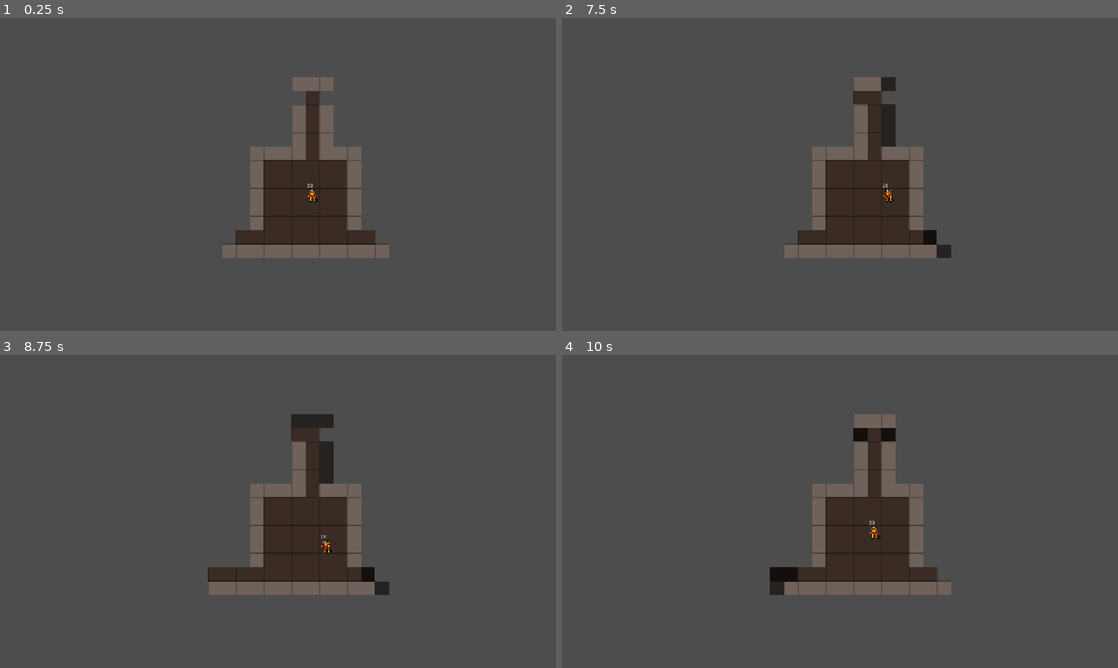
Above: before the commit, frames 1-4 (two rows, left to right).
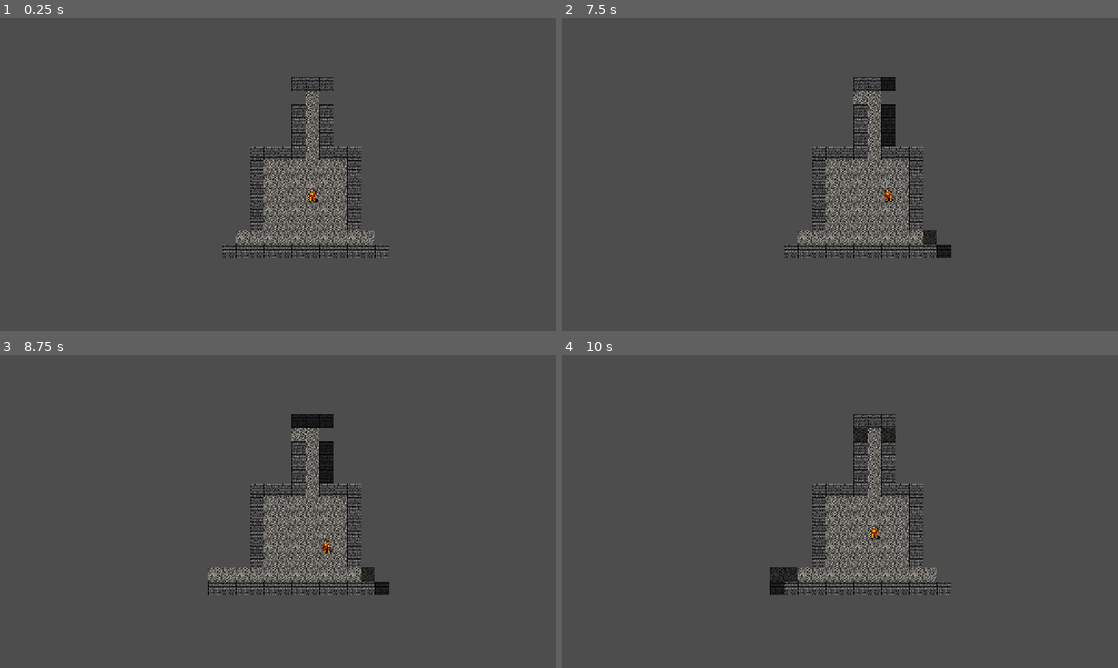
Above: after the commit, the same moments.

Repository: NicolasDeNigris91/Public_Roguelike
Game: Godot game, scene res://scenes/main.tscn
Same seed, same stepped clock (60 frames per second), same inputs: the game is played once before the commit and once after it.
Inputs:
- Up to frame 1 (0.25 s): no input
- Up to frame 2 (7.5 s): tap Enter at 0.5, 2, 3.5 s; hold Right 0.53-1.28 s; tap I at 0.6, 7.35 s; tap Space at 1.25, 2.75, 4.25 s; hold Down 1.28-2.03 s; tap 1 at 1.35 s; hold Right 2.03-2.78 s; tap 2 at 2.1 s; hold Up 2.78-3.53 s; tap 3 at 2.85 s; hold Left 3.53-5.03 s; tap 4 at 3.6 s; tap 5 at 4.35 s; hold Down 5.03-5.78 s; tap 6 at 5.1 s; hold Right 5.78-6.53 s; tap 7 at 5.85 s; hold Up 6.53-7.28 s; tap 8 at 6.6 s; hold Right from 7.28 s (still down)
- Up to frame 3 (8.75 s): release Right at 8.03 s; hold Down from 8.03 s (still down); tap 1 at 8.1 s
- Up to frame 4 (10 s): release Down at 8.78 s; hold Left 8.78-9.53 s; tap 2 at 8.85 s; hold Up from 9.53 s (still down); tap 3 at 9.6 s

The runs differ from the first frame. In frame 1, 7.3% of the frame differs, in the area x 40-70%, y 18-77%; in frame 2, 7.0%; in frame 3, 7.2%; in frame 4, 7.5%, in the area x 37-70%, y 18-77%.

Commit message:
feat: migrate Dungeon rendering to TileMapLayer with FOV layers

Diff:
--- a/scripts/dungeon.gd
+++ b/scripts/dungeon.gd
@@ -3,12 +3,16 @@
 
 const WIDTH: int = 30
 const HEIGHT: int = 20
+const MEMORY_DIM: float = 0.35
 
-const FLOOR_COLOR := Color("#3a2c24")
-const WALL_COLOR := Color("#6e625a")
-const STAIRS_COLOR := Color("#d4af37")
-const GRID_LINE_COLOR := Color(0, 0, 0, 0.2)
-const MEMORY_DIM: float = 0.35
+const TILESET_PATH := "res://assets/tileset_dungeon.tres"
+
+# Source IDs as configured in assets/tileset_dungeon.tres (alphabetical order used by the editor).
+const SOURCE_FLOOR: int = 0
+const SOURCE_STAIRS: int = 9
+const SOURCE_WALL: int = 10
+
+const ATLAS_COORDS := Vector2i(0, 0)
 
 var grid: Grid
 var rooms: Array[Rect2i] = []
@@ -17,30 +21,48 @@
 var explored_tiles: Dictionary = {}
 var rng := RandomNumberGenerator.new()
 
+var visible_layer: TileMapLayer
+var memory_layer: TileMapLayer
+
 func _ready() -> void:
 	rng.randomize()
+
+	var tileset: TileSet = load(TILESET_PATH)
+
+	memory_layer = TileMapLayer.new()
+	memory_layer.tile_set = tileset
+	memory_layer.self_modulate = Color(MEMORY_DIM, MEMORY_DIM, MEMORY_DIM, 1.0)
+	add_child(memory_layer)
+
+	visible_layer = TileMapLayer.new()
+	visible_layer.tile_set = tileset
+	add_child(visible_layer)
+
 	_generate_floor()
 
 func regenerate() -> void:
 	visible_tiles.clear()
 	explored_tiles.clear()
+	visible_layer.clear()
+	memory_layer.clear()
 	_generate_floor()
 
 func regenerate_as_boss_arena() -> Dictionary:
 	visible_tiles.clear()
 	explored_tiles.clear()
+	visible_layer.clear()
+	memory_layer.clear()
 	grid = Grid.new(WIDTH, HEIGHT)
 	rooms.clear()
 	stairs_position = Vector2i(-1, -1)
 	var spawns: Dictionary = BossArenaGenerator.generate(grid)
-	queue_redraw()
 	return spawns
 
 func update_fov(origin: Vector2i, radius: int = FOV.RADIUS) -> void:
 	visible_tiles = FOV.compute(grid, origin, radius)
 	for pos in visible_tiles:
 		explored_tiles[pos] = true
-	queue_redraw()
+	_repaint()
 
 func is_tile_visible(pos: Vector2i) -> bool:
 	return visible_tiles.has(pos)
@@ -52,6 +74,17 @@
 func grid_to_world(pos: Vector2i) -> Vector2:
 	return Vector2(pos.x, pos.y) * Grid.TILE_SIZE
 
+func redraw_cell(pos: Vector2i) -> void:
+	var source_id := _source_for_cell(pos)
+	if source_id < 0:
+		visible_layer.erase_cell(pos)
+		memory_layer.erase_cell(pos)
+		return
+	if explored_tiles.has(pos):
+		memory_layer.set_cell(pos, source_id, ATLAS_COORDS)
+	if visible_tiles.has(pos):
+		visible_layer.set_cell(pos, source_id, ATLAS_COORDS)
+
 func _generate_floor() -> void:
 	grid = Grid.new(WIDTH, HEIGHT)
 	rooms = DungeonGenerator.generate(grid, rng)
@@ -60,31 +93,27 @@
 		grid.set_cell(stairs_position, Grid.CellType.STAIRS)
 	else:
 		stairs_position = Vector2i(-1, -1)
-	queue_redraw()
 
-func _draw() -> void:
-	var tile := float(Grid.TILE_SIZE)
-	for y in range(grid.height):
-		for x in range(grid.width):
-			var pos := Vector2i(x, y)
-			if not explored_tiles.has(pos):
-				continue
+func _repaint() -> void:
+	visible_layer.clear()
+	for pos in explored_tiles:
+		var source_id := _source_for_cell(pos)
+		if source_id < 0:
+			continue
+		memory_layer.set_cell(pos, source_id, ATLAS_COORDS)
+	for pos in visible_tiles:
+		var source_id := _source_for_cell(pos)
+		if source_id < 0:
+			continue
+		visible_layer.set_cell(pos, source_id, ATLAS_COORDS)
 
-			var cell := grid.get_cell(pos)
-			var fill: Color
-			match cell:
-				Grid.CellType.FLOOR:
-					fill = FLOOR_COLOR
-				Grid.CellType.STAIRS:
-					fill = STAIRS_COLOR
-				_:
-					fill = WALL_COLOR
-
-			var is_seen := visible_tiles.has(pos)
-			if not is_seen:
-				fill = fill.lerp(Color.BLACK, 1.0 - MEMORY_DIM)
-
-			var rect := Rect2(x * tile, y * tile, tile, tile)
-			draw_rect(rect, fill)
-			if is_seen:
-				draw_rect(rect, GRID_LINE_COLOR, false, 1.0)
+func _source_for_cell(pos: Vector2i) -> int:
+	match grid.get_cell(pos):
+		Grid.CellType.FLOOR:
+			return SOURCE_FLOOR
+		Grid.CellType.STAIRS:
+			return SOURCE_STAIRS
+		Grid.CellType.WALL:
+			return SOURCE_WALL
+		_:
+			return -1
--- a/scripts/main.gd
+++ b/scripts/main.gd
@@ -193,7 +193,7 @@
 		if is_instance_valid(enemy) and enemy is Skeleton:
 			enemy.queue_free()
 	turn_manager.enemies = turn_manager.enemies.filter(func(e): return is_instance_valid(e))
-	dungeon.queue_redraw()
+	dungeon.redraw_cell(lich_pos)
 	print("O Lich foi derrotado. Uma escada aparece.")
 
 func _on_inventory_closed() -> void:
